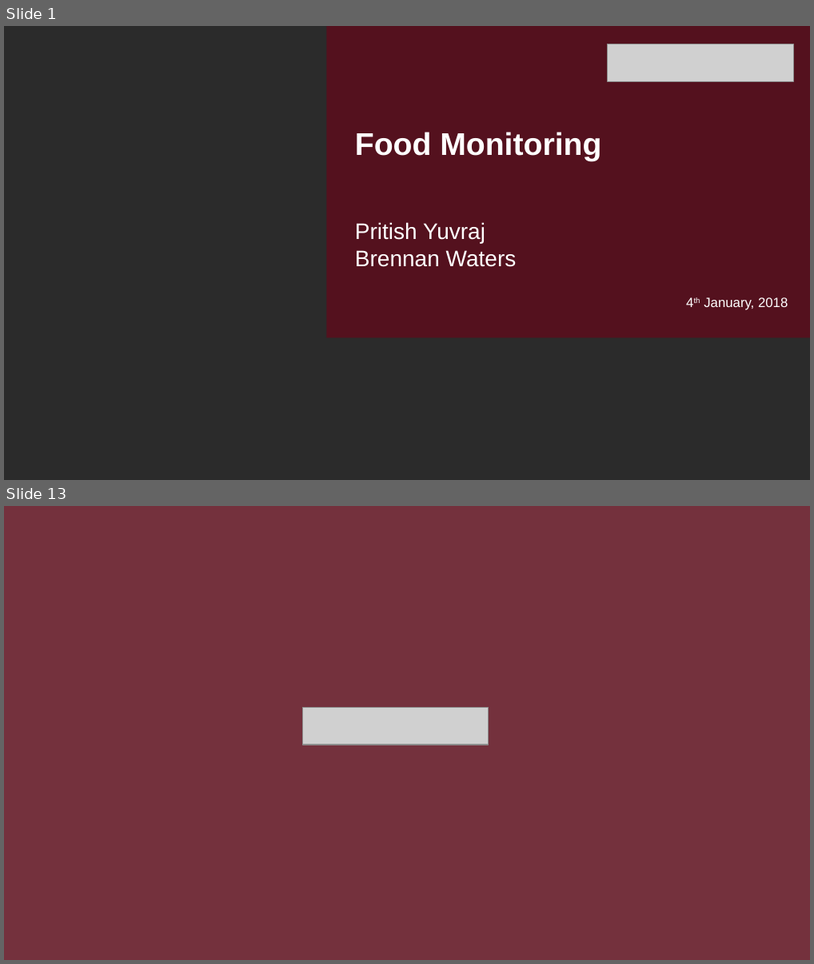
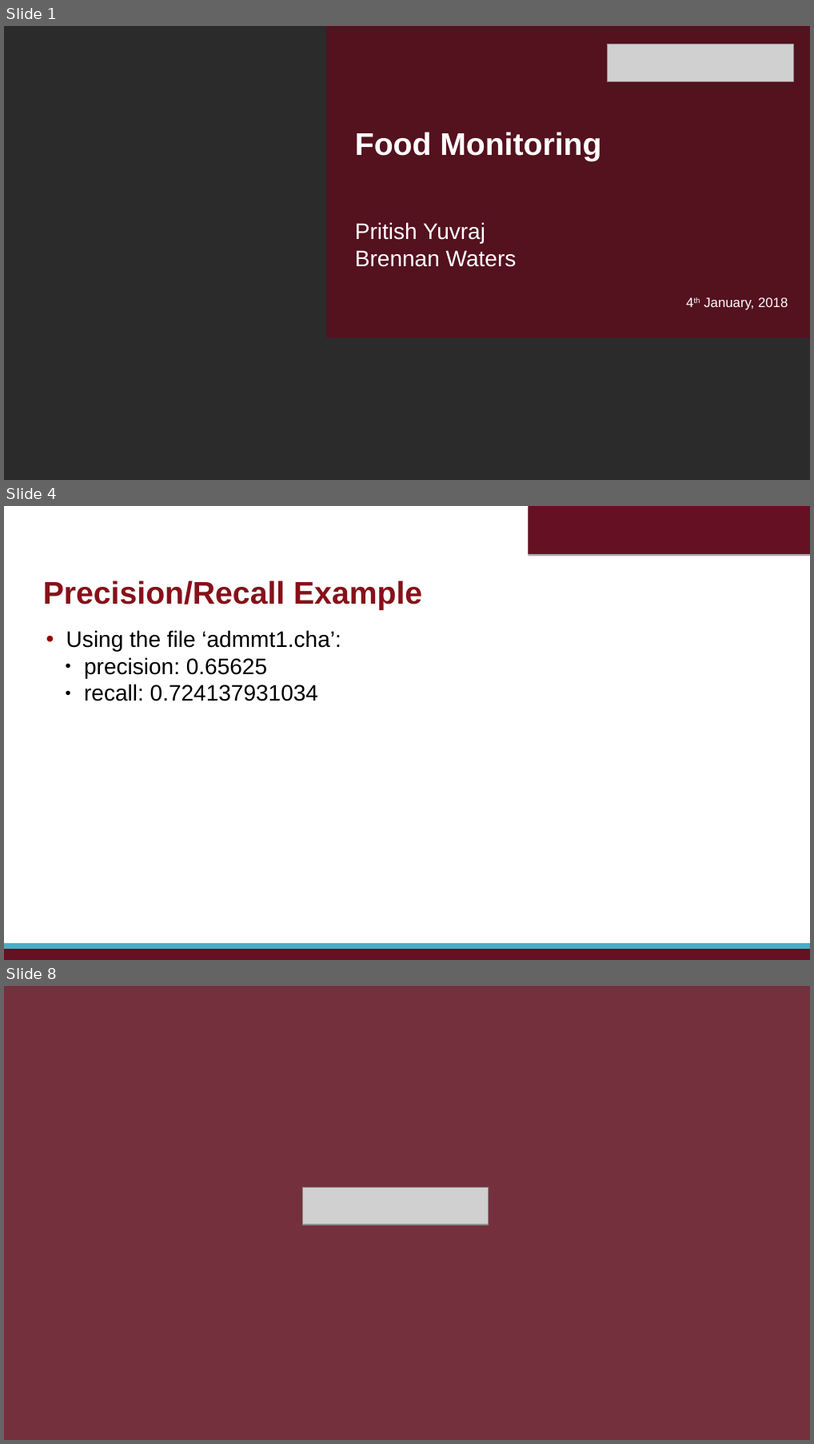
Before and after one commit to bwaters34/foodMonitoringNLP, a slide deck: Presentation/presentation1-11.pptx. Shown one above the other, each under a label of ours: slides 1 and 13 before the commit, slides 1, 4 and 8 after it; the slides between them are not shown. The pictures are 814x964 and 814x1444 pixels, drawn with LibreOffice and Linux fonts; fonts in the diff are those of the drawing; grey boxes stand for pictures; background and template pictures are left out; a plain dark background stands for a picture behind light text. Boxes give left, top, right and bottom in pixels: in the first picture for what was removed or moved away, otherwise in the second. Text is boxed around its words. In the diff, an @@ line names an element or a change of style, - is before the commit and + after.

```diff
--- a/Presentation/presentation1-11.pptx
+++ b/Presentation/presentation1-11.pptx
@@ slide 4 added at (4, 506, 810, 960), background #FFFFFF @@
@@ rectangle added at (528, 506, 810, 554), fill #661023 @@
@@ text added at (43, 580, 422, 610), 28 pt, text #861119, bold @@
+Precision/Recall Example
@@ text added at (66, 630, 341, 701), 20 pt, text #000000 @@
+• Using the file ‘admmt1.cha’:
+  ● precision: 0.65625
+  ● recall: 0.724137931034
@@ rectangle added at (4, 948, 810, 960), fill #661023 @@
@@ rectangle added at (4, 943, 810, 948), fill #4BACC6 @@
@@ what was slide 13 is now slide 8 @@
```
Also in this commit, not shown: 1 slide changed, 4 other slides added, 10 slides removed, 1 other file.
